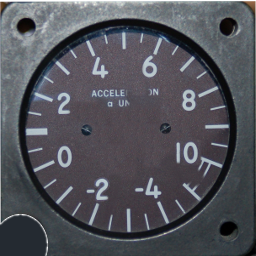
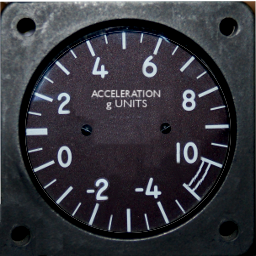
Layered file, before and after one edit (256×256). Changes by layer:
added layer "g UNITS" above "ACCELERATION" over [106, 99, 147, 110]
added layer "ACCELERATION" above "Pasted Layer #5" over [91, 89, 161, 98]
added layer "Pasted Layer #5" above "Pasted Layer #4" over [25, 31, 231, 233]
painted on "Pasted Layer #4" over [0, 1, 256, 256]
